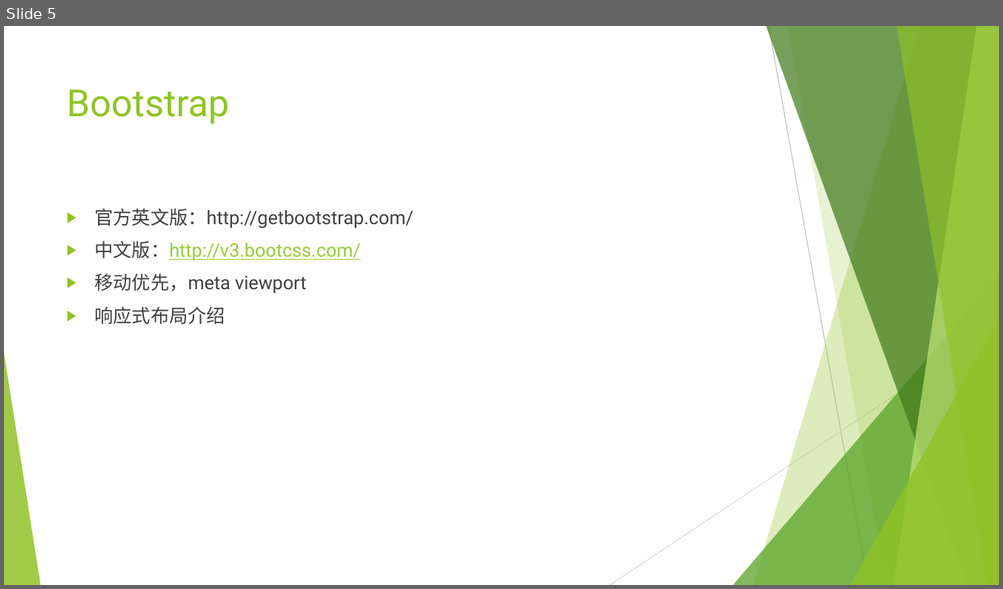
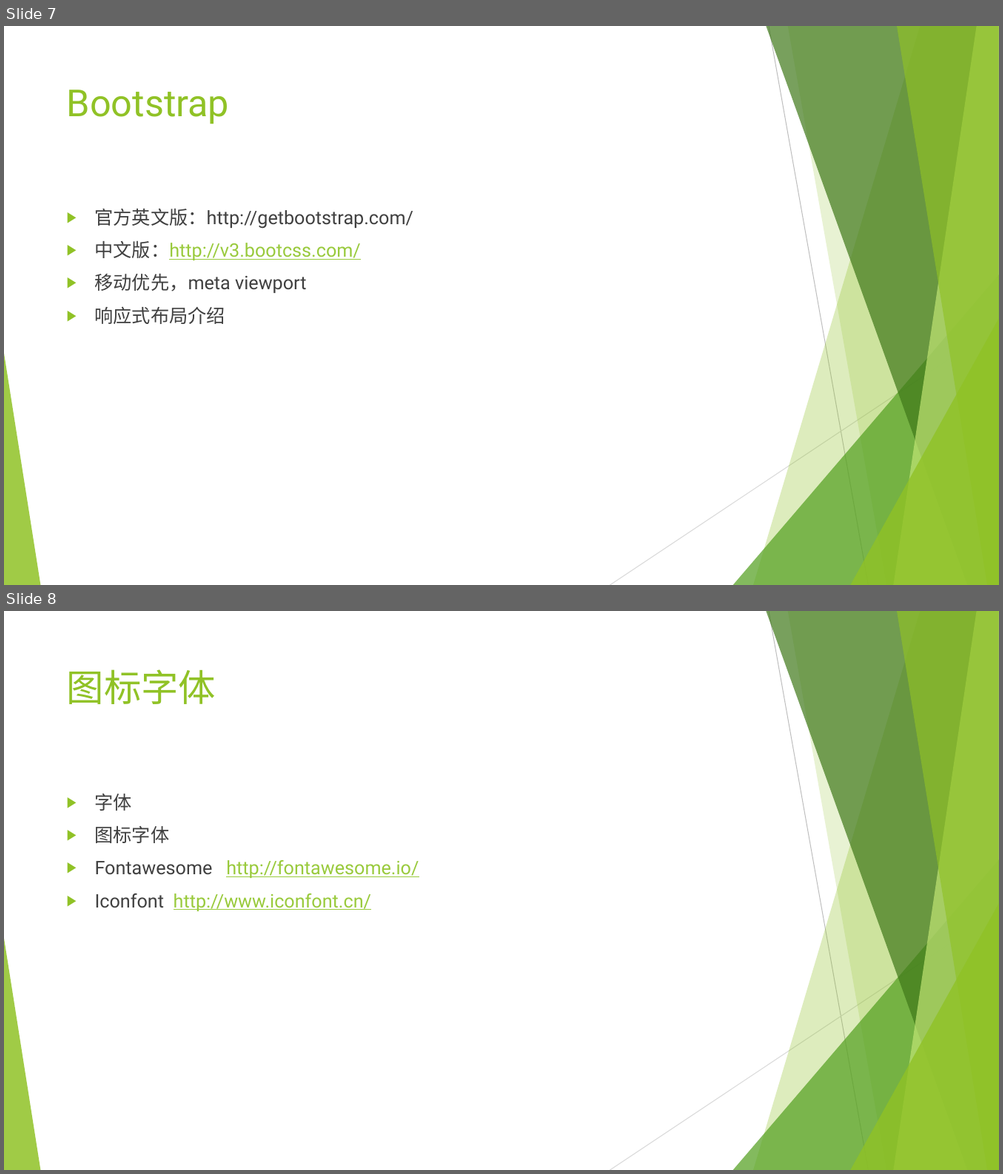
Before and after one commit to Guoye/Neusoft, a slide deck: lesson_HTML5/3.微网站项目实战/3.微网站实战.pptx. Shown one above the other, each under a label of ours: slide 5 before the commit, slides 7 and 8 after it. The pictures are 1003x589 and 1003x1174 pixels, drawn with LibreOffice and Linux fonts; fonts in the diff are those of the drawing. Boxes give left, top, right and bottom in pixels: in the first picture for what was removed or moved away, otherwise in the second. Text is boxed around its words. In the diff, an @@ line names an element or a change of style, - is before the commit and + after.

```diff
--- a/lesson_HTML5/3.微网站项目实战/3.微网站实战.pptx
+++ b/lesson_HTML5/3.微网站项目实战/3.微网站实战.pptx
@@ slide 8 added at [4,611,999,1170], background #FFFFFF; not listed: 10 template elements that a slide beside it also shows @@
@@ title added at [67,669,216,704], 36 pt, text #90C226 @@
+图标字体
@@ text added at [95,794,418,911], 18 pt, text #99CA3C, underline @@
+▶ 字体
+▶ 图标字体
+▶ Fontawesome http://fontawesome.io/
+▶ Iconfont http://www.iconfont.cn/
@@ what was slide 5 is now slide 7 @@
```
Also in this commit, not shown: 3 other slides added, 1 other file.
